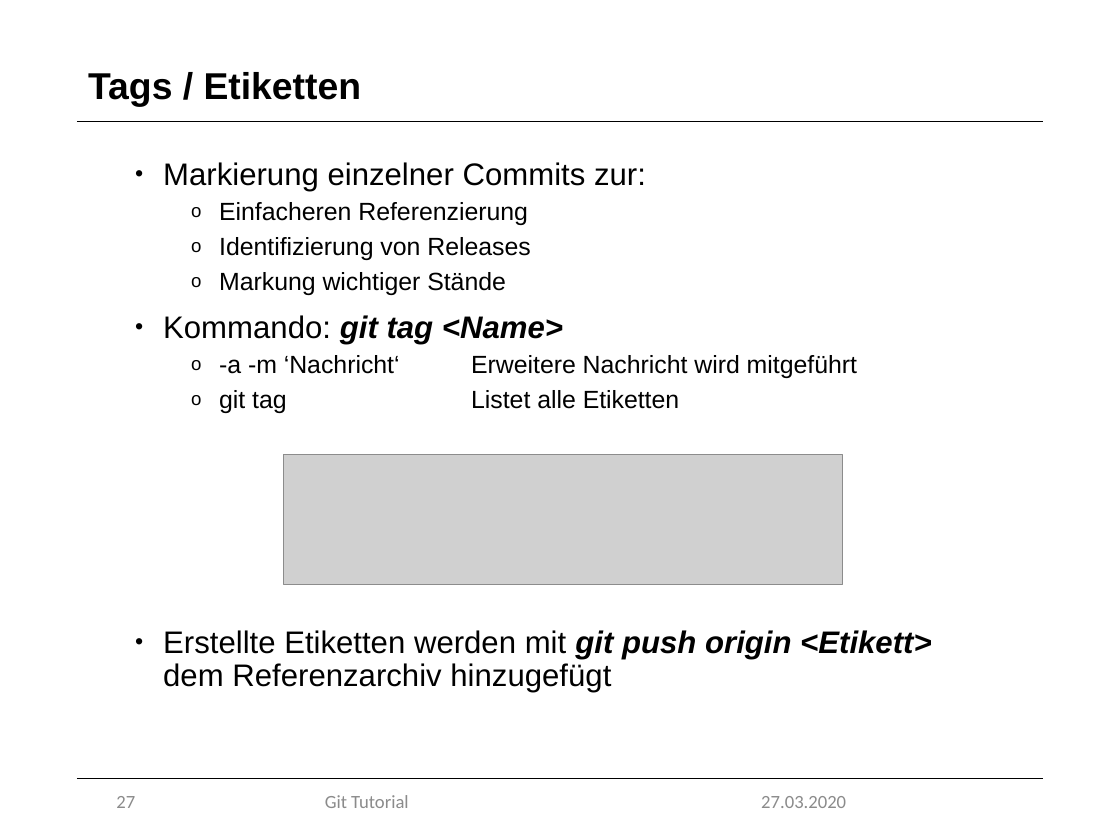
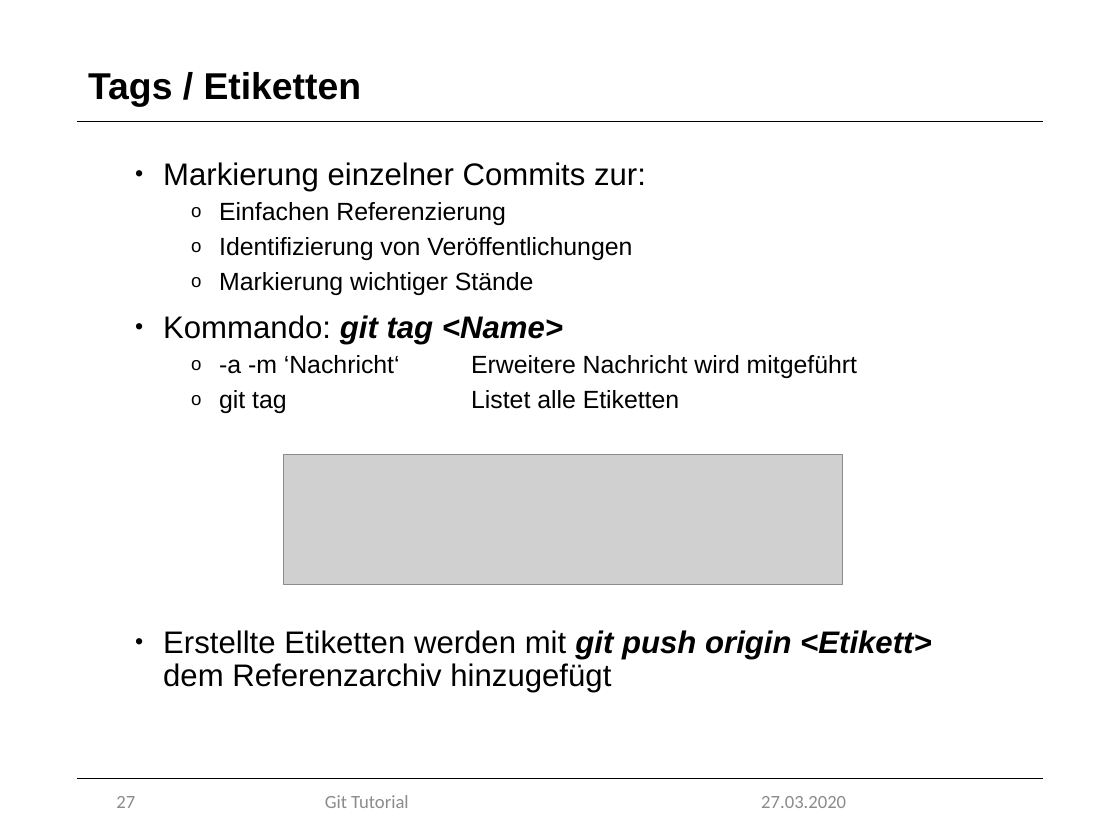
Before and after one commit to marcretzlaff/projektarbeit, a slide deck: slide 27 of Präsentation-90min/Präsentation-90min.pptx. Drawn at 1120x840 pixels with LibreOffice and Linux fonts; fonts in the diff are those of the drawing; grey boxes stand for pictures; background and template pictures are left out. Boxes give left, top, right and bottom in pixels: in the first picture for what was removed or moved away, otherwise in the second. Text is boxed around its words. In the diff, an @@ line names an element or a change of style, - is before the commit and + after.

```diff
--- a/Präsentation-90min/Präsentation-90min.pptx
+++ b/Präsentation-90min/Präsentation-90min.pptx
@@ text at (x1=219, y1=202, x2=632, y2=295): text changed @@
-  o Einfacheren Referenzierung
-  o Identifizierung von Releases
-  o Markung wichtiger Stände
+  o Einfachen Referenzierung
+  o Identifizierung von Veröffentlichungen
+  o Markierung wichtiger Stände
```
Also in this commit, not shown: 21 other slides changed, 2 slides added, 2 slides removed, 1 other file.
